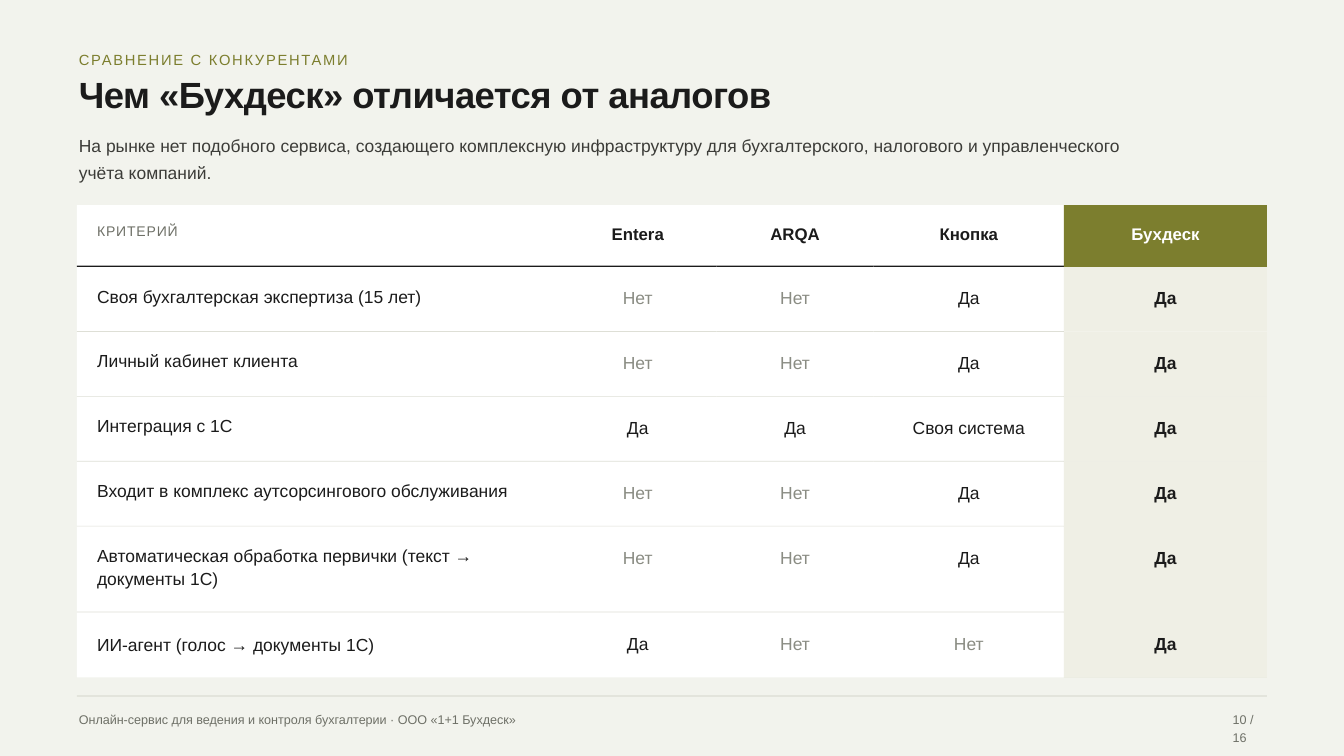
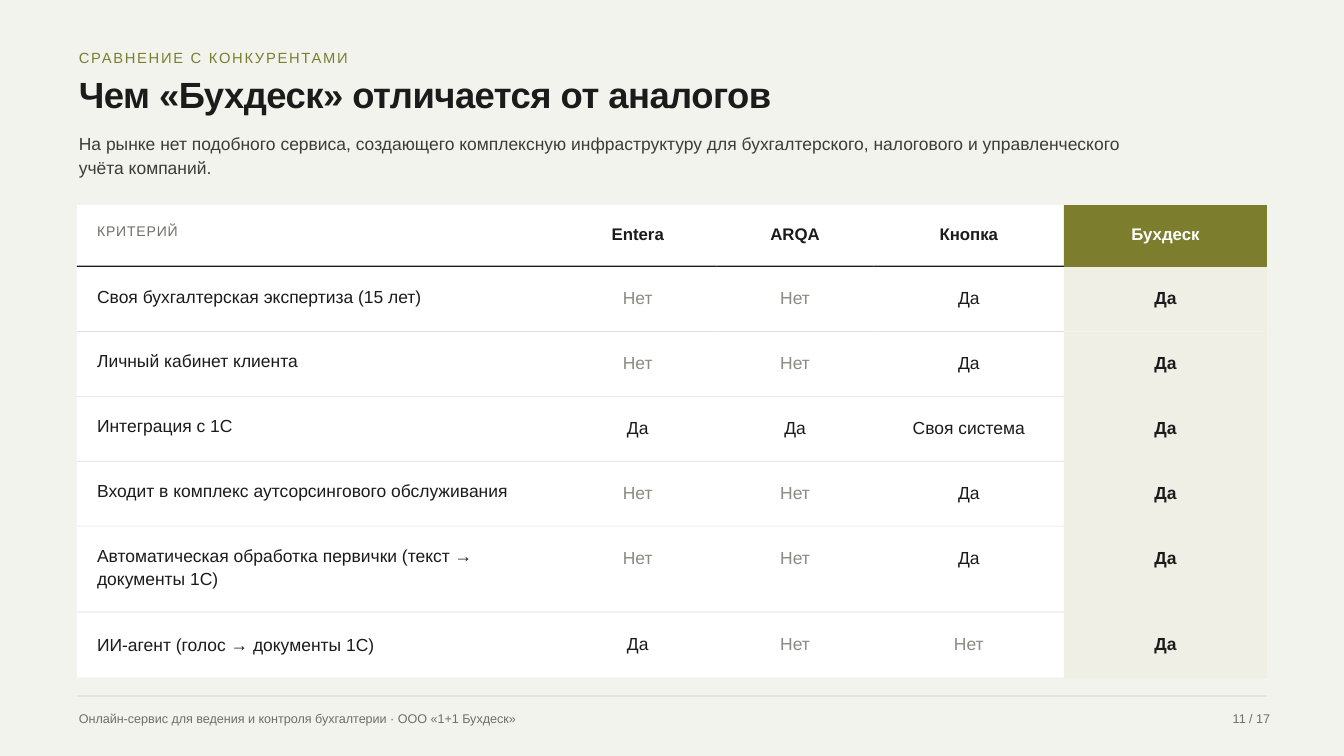
Before and after one commit to fagencymarketing-coder/Content, a slide deck: slide 11 of 05-content/prezentacii/grant-buhdesk/prezentaciya-grant-buhdesk-final.pptx (slide 10 before the commit). Drawn at 1344x756 pixels with LibreOffice and Linux fonts; fonts in the diff are those of the drawing. Boxes give left, top, right and bottom in pixels: in the first picture for what was removed or moved away, otherwise in the second. Text is boxed around its words. In the diff, an @@ line names an element or a change of style, - is before the commit and + after.

```diff
--- a/05-content/prezentacii/grant-buhdesk/prezentaciya-grant-buhdesk-final.pptx
+++ b/05-content/prezentacii/grant-buhdesk/prezentaciya-grant-buhdesk-final.pptx
@@ text "СРАВНЕНИЕ С КОНКУРЕНТАМИ" at [79,52,90,63]: line spacing 1.14 to 1.04 @@
@@ text "На рынке нет подобного сервиса, ..." at [79,137,1120,178]: line spacing 1.28 to 1.18 @@
@@ text at [1233,714,1270,723]: text changed @@
-10 / 16
+11 / 17
```
Also in this commit, not shown: 15 other slides changed, 1 slide added, 1 other file.
